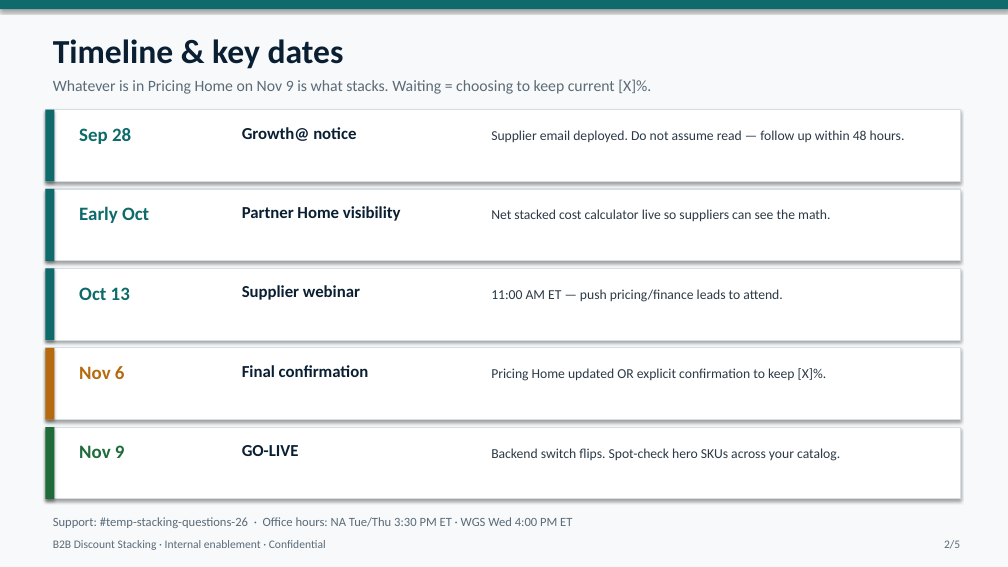
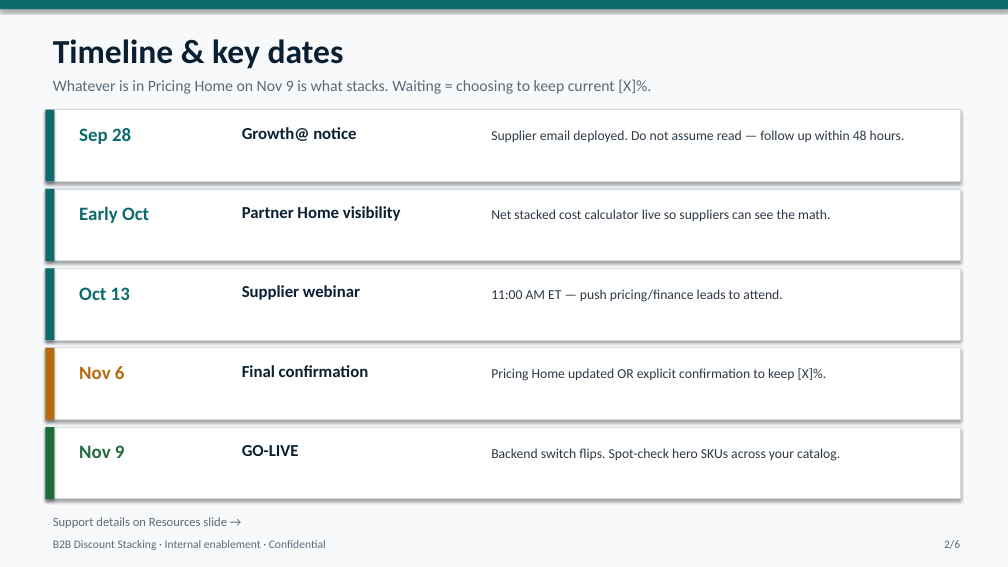
Before and after one commit to bhannigan-cpu/N8N-Workflows, a slide deck: slide 2 of discount-stacking-enablement/B2B_Discount_Stacking_Team_Enablement.pptx. Drawn at 1008x567 pixels with LibreOffice and Linux fonts; fonts in the diff are those of the drawing. Boxes give left, top, right and bottom in pixels: in the first picture for what was removed or moved away, otherwise in the second. Text is boxed around its words. In the diff, an @@ line names an element or a change of style, - is before the commit and + after.

```diff
--- a/discount-stacking-enablement/B2B_Discount_Stacking_Team_Enablement.pptx
+++ b/discount-stacking-enablement/B2B_Discount_Stacking_Team_Enablement.pptx
@@ text at (x1=53, y1=517, x2=227, y2=528): text changed @@
-Support: #temp-stacking-questions-26 · Office hours: NA Tue/Thu 3:30 PM ET · WGS Wed 4:00 PM ET
+Support details on Resources slide →
@@ text at (x1=944, y1=540, x2=960, y2=549): text changed @@
-2/5
+2/6
```
Also in this commit, not shown: 4 other slides changed, 1 slide added, 3 other files.
